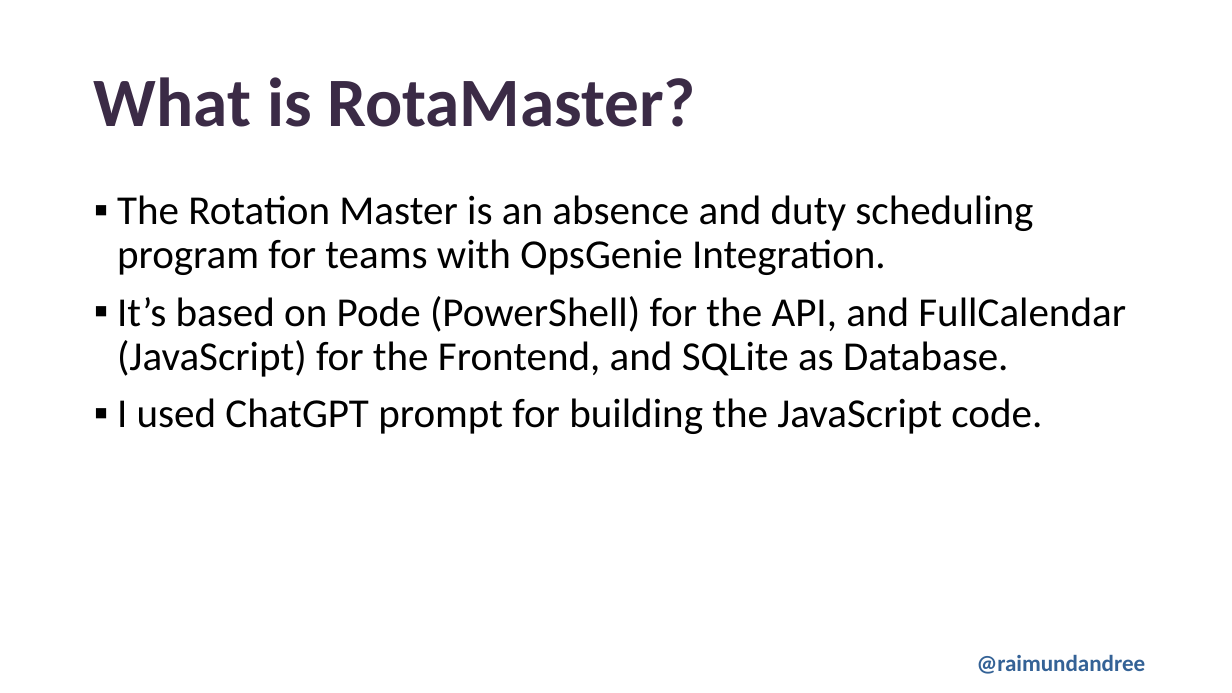
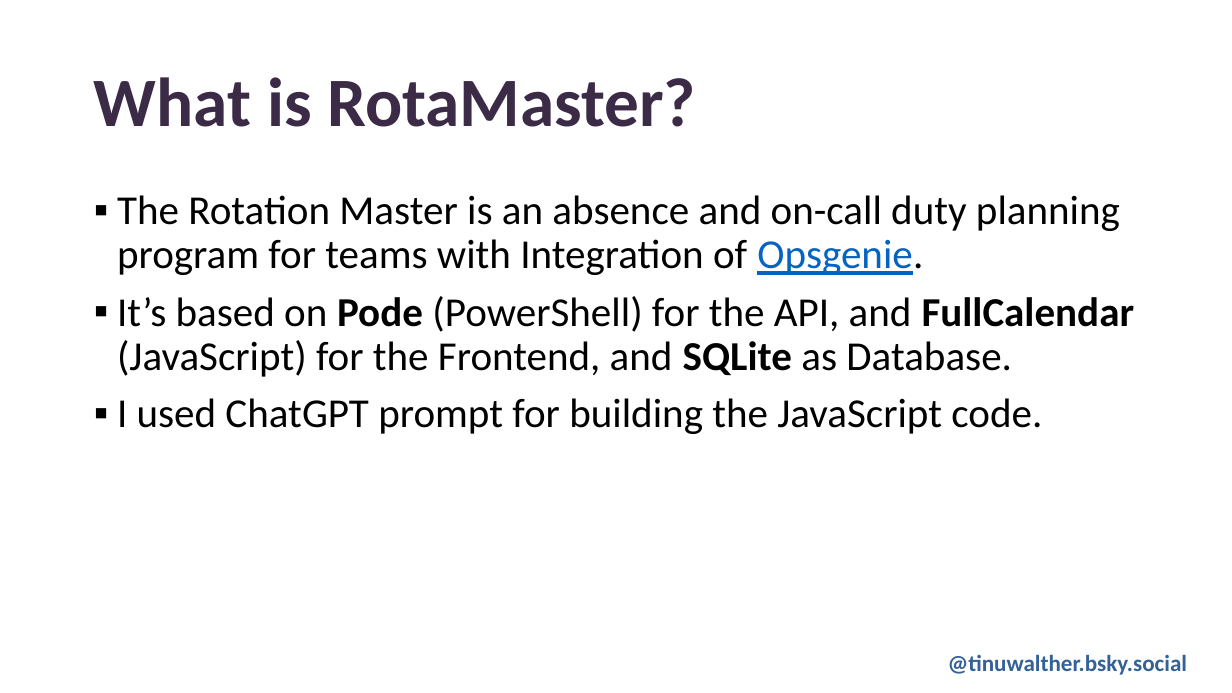
Before and after one commit to tinuwalther/RotaMaster, a slide deck: slide 7 of RotaMaster.pptx (slide 6 before the commit). Drawn at 1232x693 pixels with LibreOffice and Linux fonts; fonts in the diff are those of the drawing; background and template pictures are left out. Boxes give left, top, right and bottom in pixels: in the first picture for what was removed or moved away, otherwise in the second. Text is boxed around its words. In the diff, an @@ line names an element or a change of style, - is before the commit and + after.

```diff
--- a/RotaMaster.pptx
+++ b/RotaMaster.pptx
@@ text at (117, 195, 1120, 275): text changed @@
-▪ The Rotation Master is an absence and duty scheduling program for teams with OpsGenie Integration.
+▪ The Rotation Master is an absence and on-call duty planning program for teams with Integration of Opsgenie.
@@ text at (117, 296, 1135, 377): bold on in "Pode FullCalendar SQLite" @@
@@ text added at (948, 654, 1188, 675), 18 pt, text #346296, bold @@
+@tinuwalther.bsky.social
@@ text removed at (977, 654, 1146, 674) @@
-@raimundandree
```
Also in this commit, not shown: 9 other slides changed, 3 slides added.
